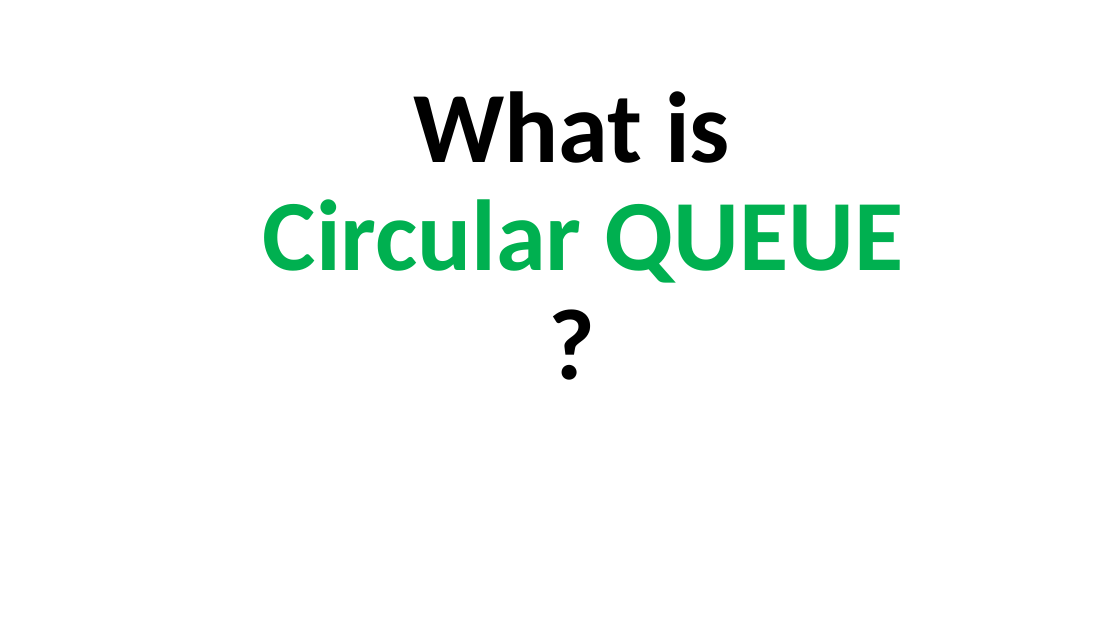
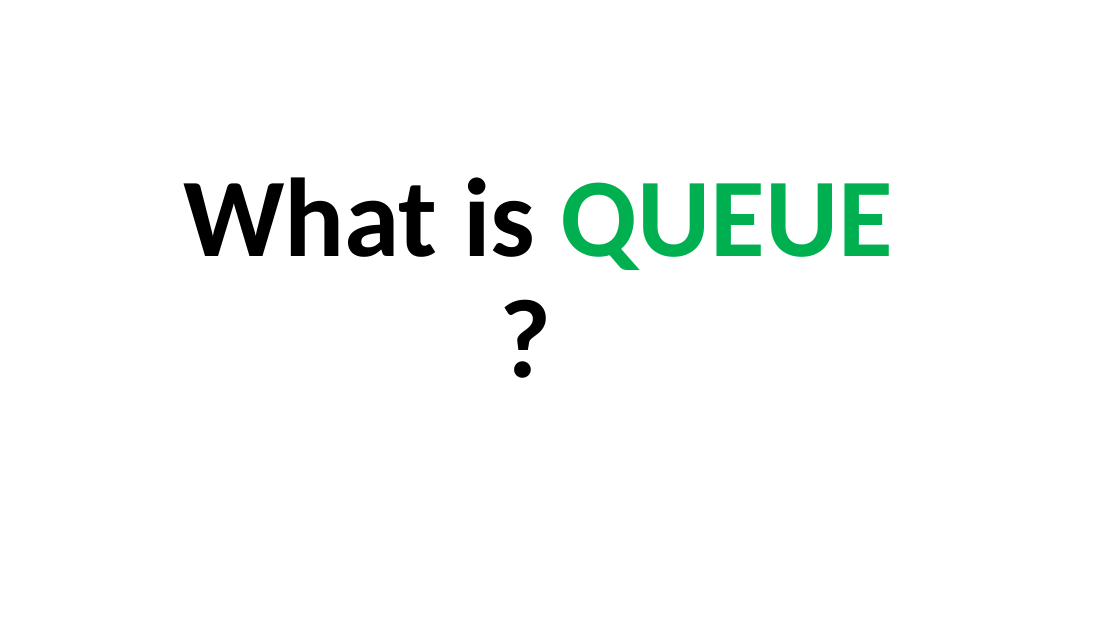
Before and after one commit to codingenv/Java, a slide deck: slide 2 of DataStructure/Queue/LinearQueue/Queue.pptx. Drawn at 1120x630 pixels with LibreOffice and Linux fonts; fonts in the diff are those of the drawing. Boxes give left, top, right and bottom in pixels: in the first picture for what was removed or moved away, otherwise in the second. Text is boxed around its words. In the diff, an @@ line names an element or a change of style, - is before the commit and + after.

Commit message:
Added the correct file for the linear queue and its ppt.

```diff
--- a/DataStructure/Queue/LinearQueue/Queue.pptx
+++ b/DataStructure/Queue/LinearQueue/Queue.pptx
@@ title at <box>183,177,893,270</box>: text changed; size 86.4 to 96 pt; text colour #00B050 to #000000 @@
-What is
-Circular QUEUE
-?
+What is QUEUE
+?
```
Also in this commit, not shown: 5 other slides changed, 3 slides added, 3 slides removed, 2 other files.
